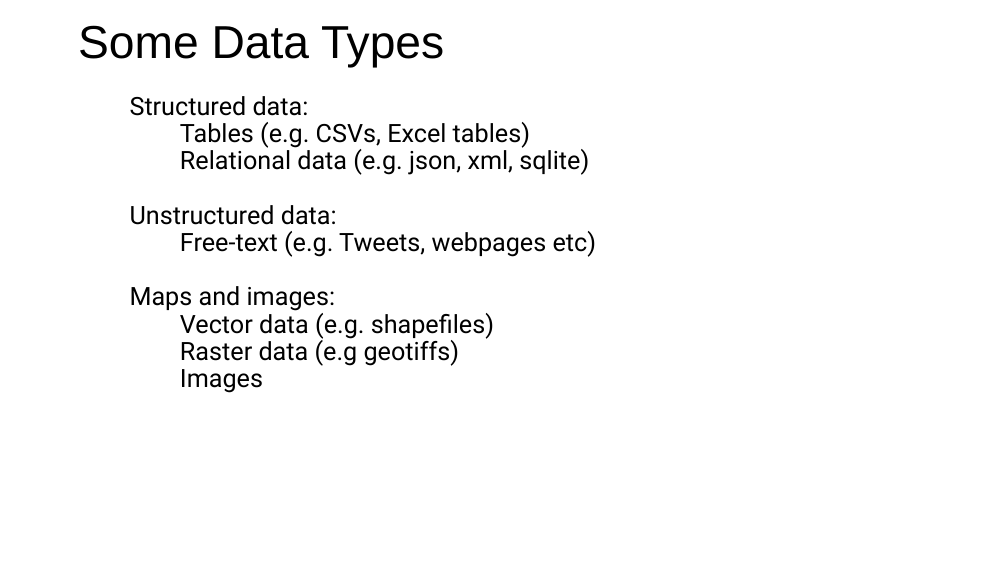
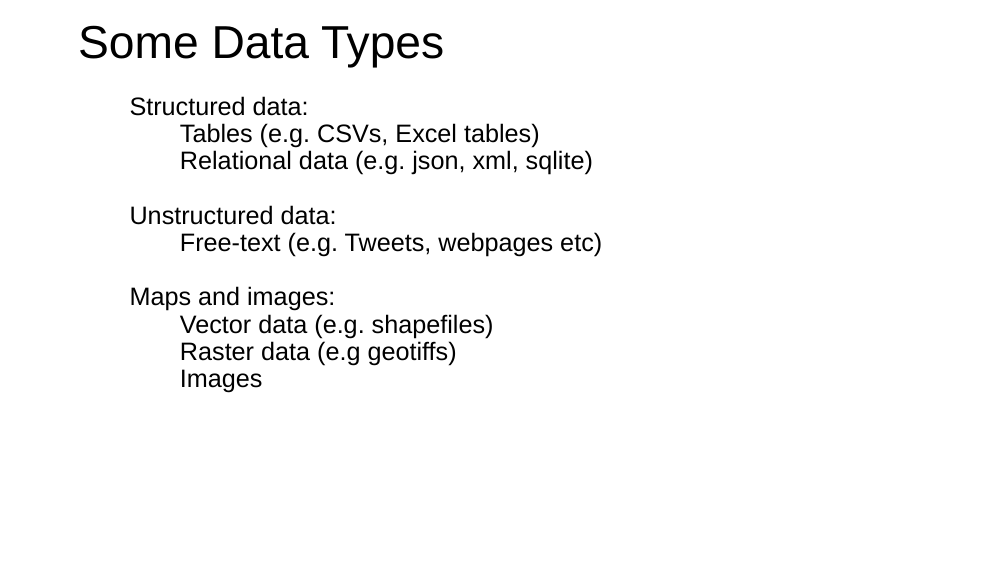
Before and after one commit to bodacea/datascienceforbeginners, a slide deck: slide 11 of Session 03 Acquiring data.ppt (slide 10 before the commit). Drawn at 1008x567 pixels with LibreOffice and Linux fonts; fonts in the diff are those of the drawing. Boxes give left, top, right and bottom in pixels: in the first picture for what was removed or moved away, otherwise in the second. Text is boxed around its words. In the diff, an @@ line names an element or a change of style, - is before the commit and + after.

```diff
--- a/Session 03 Acquiring data.ppt
+++ b/Session 03 Acquiring data.ppt
@@ text "Structured data:" at (130,96,602,393): font Roboto to Arial @@
```
Also in this commit, not shown: 9 other slides changed, 3 slides added, 12 other files.
